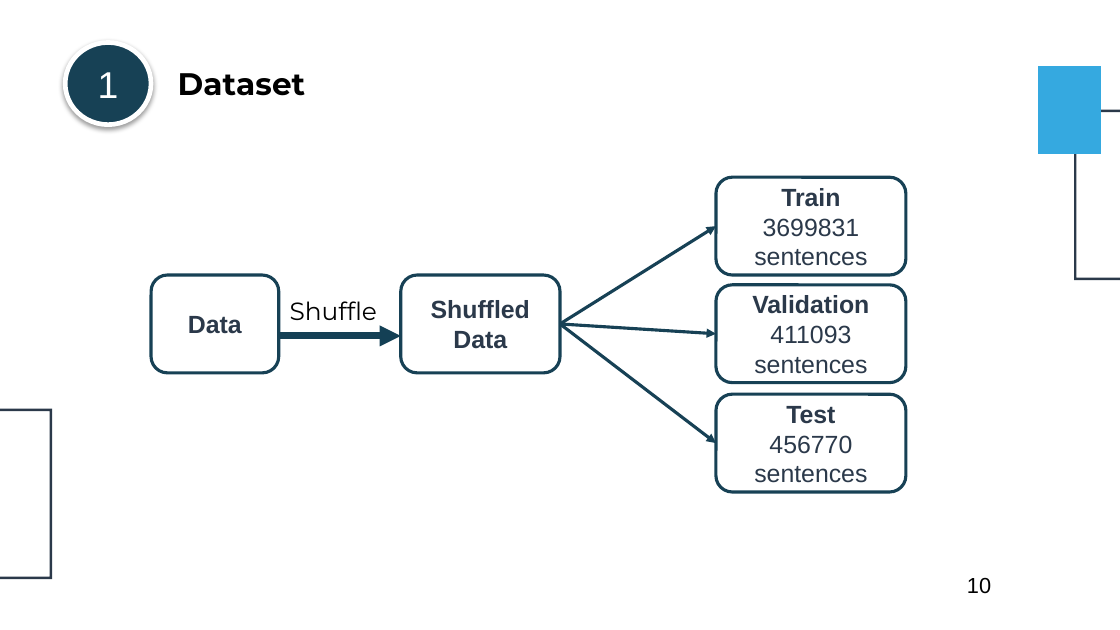
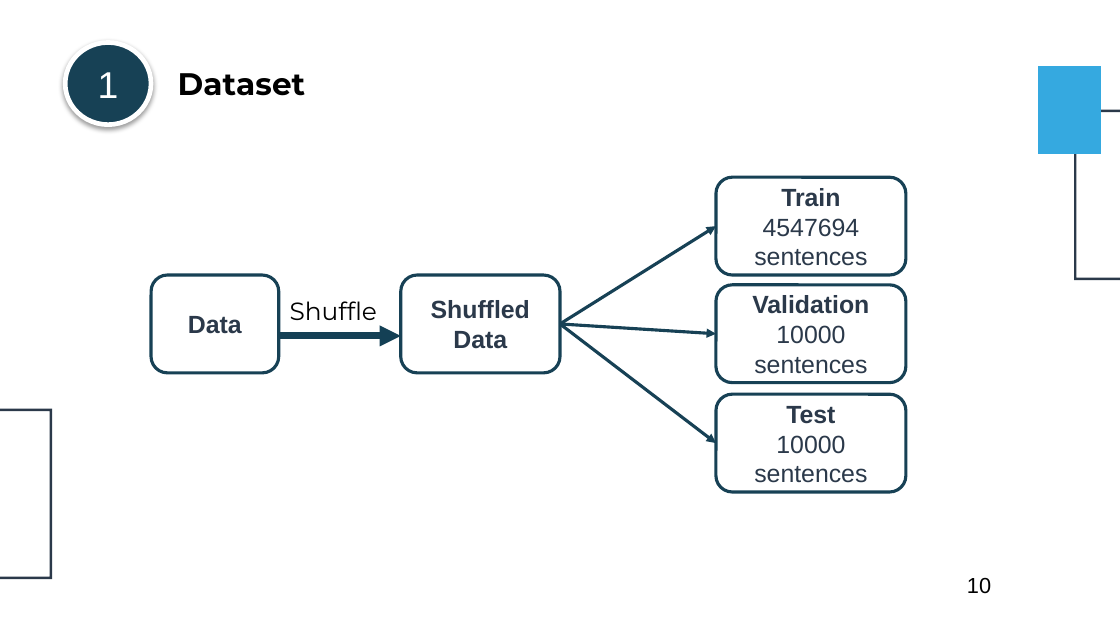
Before and after one commit to VNOpenAI/ai-doctor, a slide deck: slide 10 of static/slides/vnopenai-vn-accent.pptx. Drawn at 1120x630 pixels with LibreOffice and Linux fonts; fonts in the diff are those of the drawing. Boxes give left, top, right and bottom in pixels: in the first picture for what was removed or moved away, otherwise in the second. Text is boxed around its words. In the diff, an @@ line names an element or a change of style, - is before the commit and + after.

```diff
--- a/static/slides/vnopenai-vn-accent.pptx
+++ b/static/slides/vnopenai-vn-accent.pptx
@@ text in rounded rectangle at bbox=[754, 218, 867, 266]: text changed @@
-3699831 sentences
+4547694 sentences
@@ text in rounded rectangle at bbox=[754, 325, 867, 374]: text changed @@
-411093 sentences
+10000 sentences
@@ text in rounded rectangle at bbox=[754, 435, 867, 483]: text changed @@
-456770 sentences
+10000 sentences
```
Also in this commit, not shown: 1 other slide changed, 2 other files.
